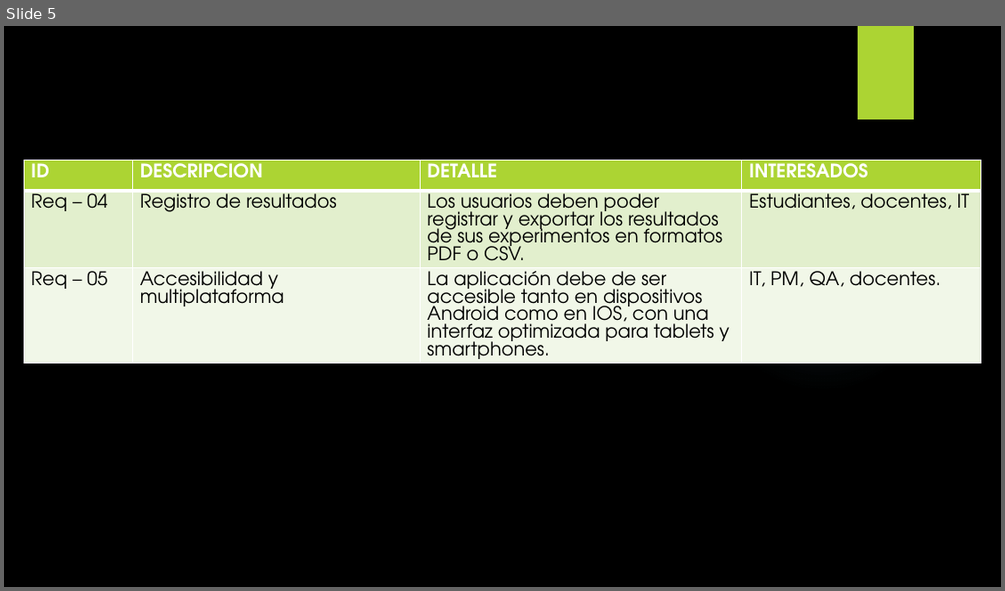
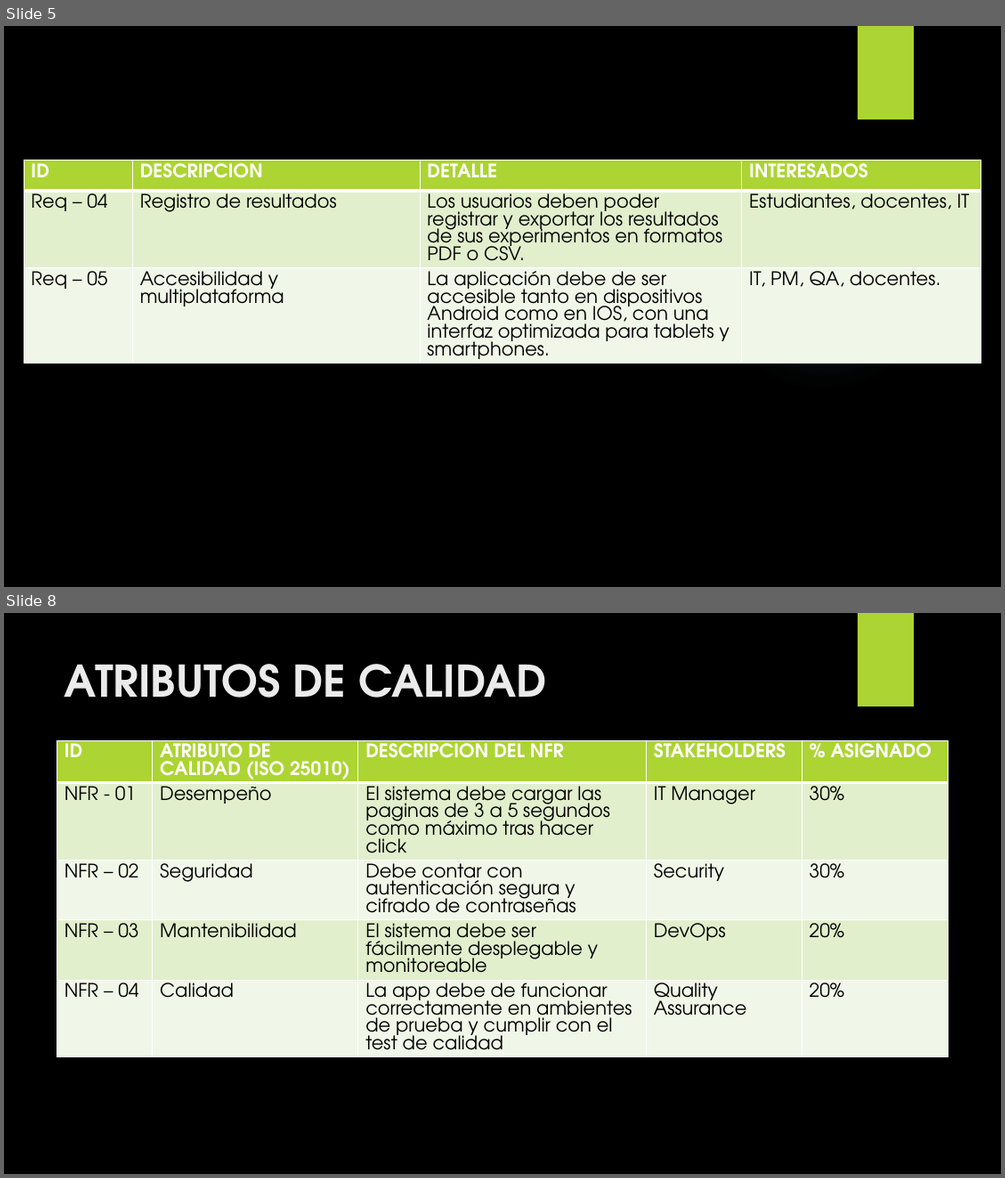
Before and after one commit to Jucer74/SoftwareArchitecture, a slide deck: Project/Context/EduPhysics.context.pptx. Shown one above the other, each under a label of ours: slide 5 before the commit, slides 5 and 8 after it; the slides between them are not shown. The pictures are 1005x591 and 1005x1178 pixels, drawn with LibreOffice and Linux fonts; fonts in the diff are those of the drawing; background and template pictures are left out. Boxes give left, top, right and bottom in pixels: in the first picture for what was removed or moved away, otherwise in the second. Text is boxed around its words. In the diff, an @@ line names an element or a change of style, - is before the commit and + after.

```diff
--- a/Project/Context/EduPhysics.context.pptx
+++ b/Project/Context/EduPhysics.context.pptx
@@ slide 8 added at (x1=4, y1=613, x2=1001, y2=1174), background picture (left out); not listed: 2 template elements that a slide beside it also shows @@
@@ title added at (x1=65, y1=664, x2=547, y2=698), 42 pt, text #EBEBEB, bold @@
+ATRIBUTOS DE CALIDAD
@@ table added at (x1=57, y1=740, x2=948, y2=1136), 5 rows, 5 columns @@
+ID | ATRIBUTO DE CALIDAD (ISO 25010) | DESCRIPCION DEL NFR | STAKEHOLDERS | % ASIGNADO
+NFR - 01 | Desempeño | El sistema debe cargar las paginas de 3 a 5 segundos como máximo tras hacer click | IT Manager | 30%
+NFR – 02 | Seguridad | Debe contar con autenticación segura y cifrado de contraseñas | Security | 30%
+NFR – 03 | Mantenibilidad | El sistema debe ser fácilmente desplegable y monitoreable | DevOps | 20%
+NFR – 04 | Calidad | La app debe de funcionar correctamente en ambientes de prueba y cumplir con el test de calidad | Quality Assurance | 20%
```
Also in this commit, not shown: 3 slides changed, 1 other slide added.
